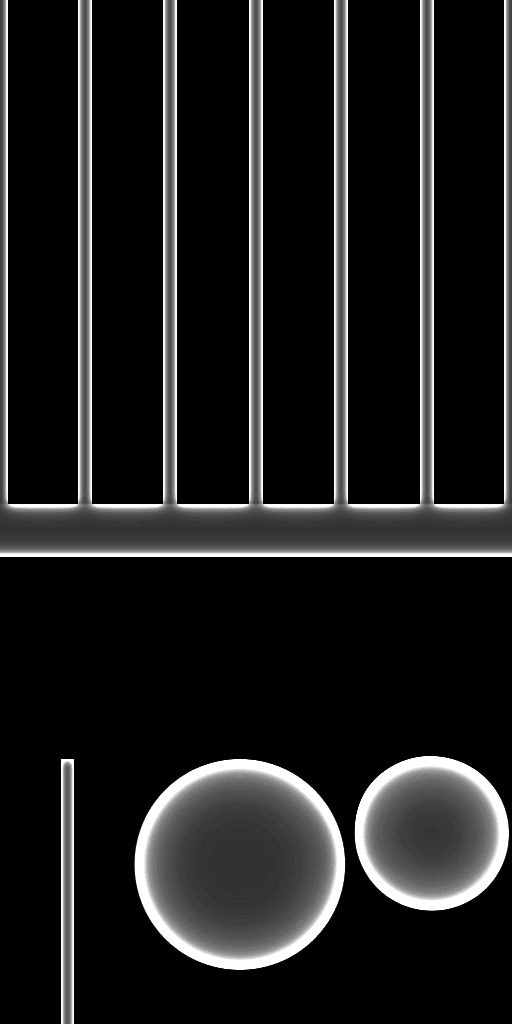
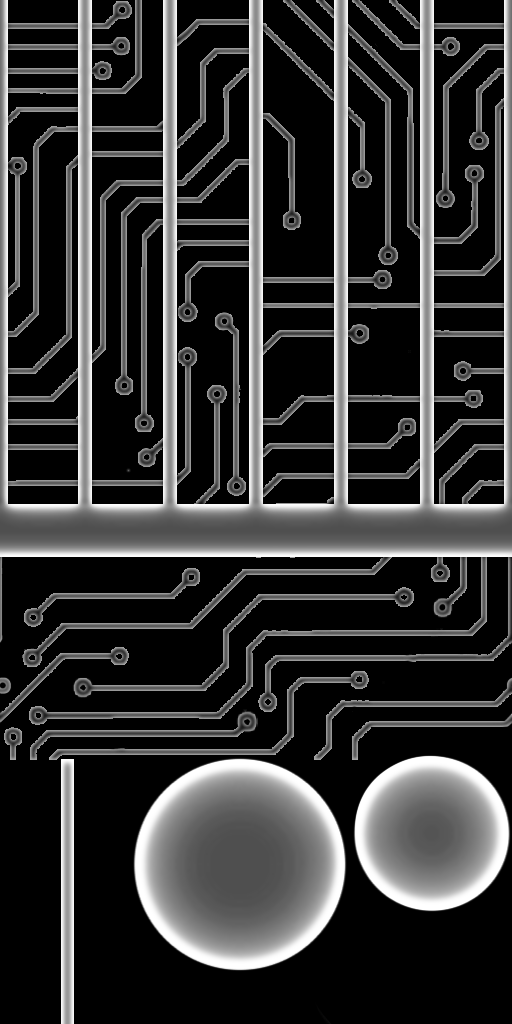
Layer changes from the first 512 x 1024 image to the second:
removed layer "Emissive copy" over (x1=0, y1=0, x2=512, y2=1024)
added layer "Layer 2 copy" in group "Emissive" over (x1=0, y1=0, x2=512, y2=1024)
added layer "Layer 6 copy" (12%) in group "Emissive" over (x1=0, y1=0, x2=512, y2=1024)
showed "Layer 6", opacity 100% → 63%, painted on it over (x1=0, y1=0, x2=512, y2=1024)
"Layer 7 copy": opacity 70% → 100%, painted on it over (x1=0, y1=0, x2=512, y2=1024)
removed layer "Layer 7 copy 2" from group "Emissive" over (x1=0, y1=578, x2=512, y2=1024)
removed layer "Layer 7 copy 3" from group "Emissive" over (x1=0, y1=502, x2=512, y2=1024)
removed layer "Layer 7" from group "Emissive" over (x1=0, y1=0, x2=512, y2=1024)
removed layer "Layer 3" (1st of 3, in "Emissive") from group "Emissive" over (x1=0, y1=0, x2=512, y2=1024)
showed group "Metalic" (6 layers) over (x1=0, y1=0, x2=512, y2=1024)
added layer "Layer 9 copy 2" in group "Metalic" over (x1=0, y1=0, x2=512, y2=760)
added layer "Layer 9 copy" above "Albedo copy" over (x1=0, y1=0, x2=512, y2=760)
added layer "Albedo copy" above "Albedo" over (x1=0, y1=0, x2=512, y2=1024)
hid group "Albedo" (5 layers) over (x1=0, y1=0, x2=512, y2=1024)
